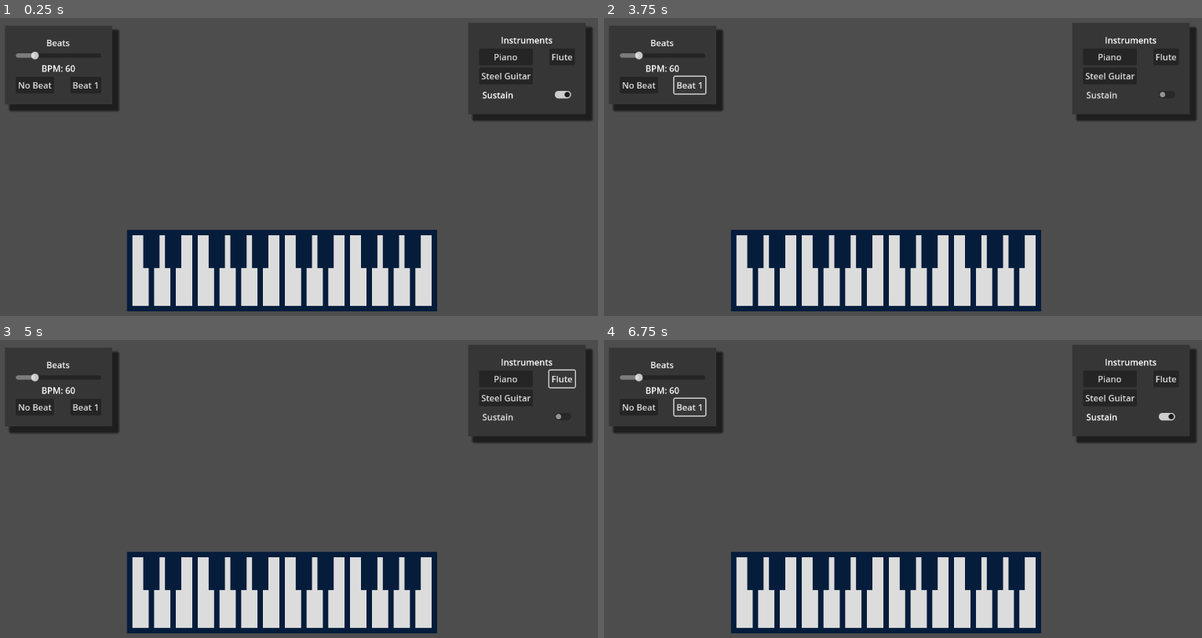
Above: before the commit, frames 1-4 (two rows, left to right).
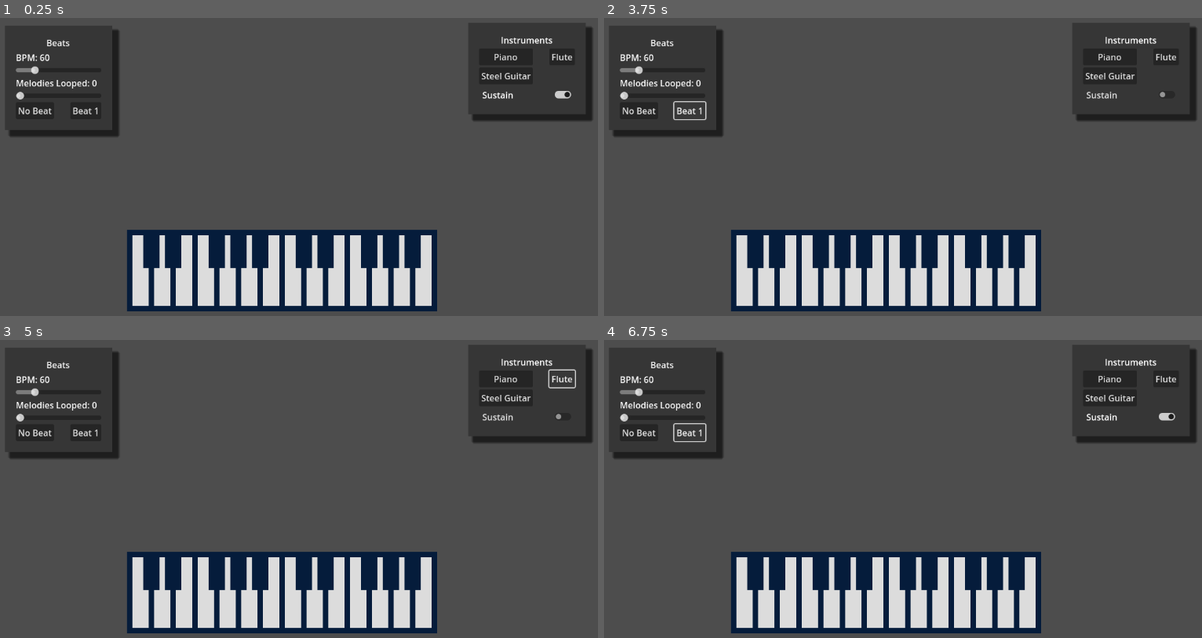
Above: after the commit, the same moments.

Repository: luciusvinicius/music-game-prototype
Game: Godot game, scene res://src/main.tscn
The game is run twice, just before and just after one commit, with the same random seed, the same clock (stepped at 60 frames per second) and the same inputs.
Inputs:
- Up to frame 1 (0.25 s): no input
- Up to frame 2 (3.75 s): click "Beat 1" at 0.5 s; click "Flute" at 1.25 s; click "Steel Guitar" at 2 s; click "Sustain" at 2.75 s; click "Beat 1" at 3.5 s
- Up to frame 3 (5 s): click "Flute" at 4.25 s
- Up to frame 4 (6.75 s): click "Steel Guitar" at 5 s; click "Sustain" at 5.75 s; click "Beat 1" at 6.5 s

The runs differ from the first frame. In frame 1, 1.4% of the frame differs, in the area x 1-20%, y 11-40%; in frame 2, 1.5%; in frame 3, 1.4%; in frame 4, 1.5%.

Commit message:
Beat Loop base

Diff:
--- a/project.godot
+++ b/project.godot
@@ -26,7 +26,7 @@
 
 Select={
 "deadzone": 0.5,
-"events": [null, Object(InputEventKey,"resource_local_to_scene":false,"resource_name":"","device":0,"window_id":0,"alt_pressed":false,"shift_pressed":false,"ctrl_pressed":false,"meta_pressed":false,"pressed":false,"keycode":0,"physical_keycode":32,"key_label":0,"unicode":0,"echo":false,"script":null)
+"events": [null, Object(InputEventKey,"resource_local_to_scene":false,"resource_name":"","device":-1,"window_id":0,"alt_pressed":false,"shift_pressed":false,"ctrl_pressed":false,"meta_pressed":false,"pressed":false,"keycode":0,"physical_keycode":90,"key_label":0,"unicode":122,"echo":false,"script":null)
 ]
 }
 
--- a/src/autoloads/signal_manager.gd
+++ b/src/autoloads/signal_manager.gd
@@ -1,4 +1,11 @@
 extends Node
 
+# Beats
+signal beat_played
+signal measure_played
+signal melodies_in_loop_changed(number)
+
+# Keys
 signal selected_instrument(instrument)
 signal changed_sustain(value)
+signal key_pressed(key_node)
--- /dev/null
+++ b/src/beat/BeatKeySynchronizer.gd
@@ -0,0 +1,88 @@
+extends Node
+#
+## [[{"key": Key, "time": X}, {...}], [...], ...] (one array for each melody looped
+#var queue : Array = []
+# [{"timer": Timer, "idx": X, "keys": [{"key": Key, "time": X}, {...}]}]
+var timers : Array = [] # One for each melody
+
+var loop_number := 0
+var changed_measure := true
+
+const TIMER_BASE_VALUE = 30 # Random high value for timer
+
+# Called when the node enters the scene tree for the first time.
+func _ready():
+	#SignalManager.beat_played.connect(_read_beat)
+	SignalManager.measure_played.connect(_read_measure)
+	SignalManager.key_pressed.connect(_read_key_press)
+	SignalManager.melodies_in_loop_changed.connect(_update_loop_number)
+
+
+func _update_loop_number(value):
+	loop_number = value
+
+func _read_key_press(key):
+	if timers.size() == 0: return
+	print("Key press")
+	var timer_dict = timers[-1]
+	var timer = timer_dict.timer
+	#var sel_queue: Array = queue[-1]
+	var key_dict = {"key": key, "time": TIMER_BASE_VALUE - timer.time_left}
+	timer.start() # Restart timer for next note
+	timer_dict.keys.append(key_dict)
+	#sel_queue.append(key_dict)
+
+func _on_timer_timeout_play_note(timer_dict, key):
+	print("Timer play note!", timer_dict)
+	key.press_key()
+	_prepare_timer(timer_dict)
+
+func _prepare_timer(timer_dict):
+	# MAJOR TODO: APPLY CALCULATIONS WITH BPM
+	print("Prepare timer: ", timer_dict)
+	var timer: Timer = timer_dict.timer
+	var keys = timer_dict.keys
+	# Stop if don't have next key to press
+	if timer_dict.next_idx >= keys.size():
+		print("No more next target")
+		timer.stop()
+		return
+
+	var current_key = keys[timer_dict.next_idx]
+	if timer.timeout.is_connected(_on_timer_timeout_play_note):
+		timer.timeout.disconnect(_on_timer_timeout_play_note)
+
+	# Update waiting time to play the note in the end
+	timer.wait_time = current_key.time if current_key.time > 0.05 else 0.05 # It is possible to get bellow this somehow
+	timer.timeout.connect(_on_timer_timeout_play_note.bind(timer_dict, current_key.key))
+	timer_dict.next_idx += 1
+	timer.start()
+
+
+func _read_measure():
+	## Timer
+	# Stop current timer
+	if timers.size() > 0:
+		_prepare_timer(timers[-1])
+
+	if timers.size() <= loop_number:
+		var timer = Timer.new()
+		timer.wait_time = TIMER_BASE_VALUE
+		timers.append({"timer": timer, "next_idx": 0, "keys": []})
+		add_child(timer)
+		timer.start()
+
+	else:
+		# Offset timers to renew timers
+		_allocate_array(timers, true)
+		timers[-1].keys.clear()
+		timers[-1].next_idx = 0
+
+func _allocate_array(arr: Array, recycle := false):
+	var oldest_value = arr[0]
+	for i in range(0, arr.size() - 2):
+			arr[i] = arr[i+1]
+	if recycle:
+		arr[-1] = oldest_value
+	else:
+		oldest_value.queue_free()
--- a/src/beat/beat.gd
+++ b/src/beat/beat.gd
@@ -8,10 +8,6 @@
 		beat_length = 60 / new_value
 		timer.wait_time = beat_length
 		bpm = new_value
-
-# Signals
-signal beat_played
-signal measure_played
 
 # Vars
 var beat_length
@@ -53,5 +49,5 @@
 	setup_next_note()
 
 	# Emit signals
-	beat_played.emit()
-	if current_note_idx == 0: measure_played.emit()
+	SignalManager.beat_played.emit()
+	if current_note_idx == 0: SignalManager.measure_played.emit()
--- /dev/null
+++ b/src/beat/beat_key_synchronizer.tscn
@@ -0,0 +1,6 @@
+[gd_scene load_steps=2 format=3 uid="uid://ciuwdyhjoj0cl"]
+
+[ext_resource type="Script" path="res://src/beat/BeatKeySynchronizer.gd" id="1_fbuxx"]
+
+[node name="BeatKeySynchronizer" type="Node"]
+script = ExtResource("1_fbuxx")
--- a/src/hud/beat_selection.gd
+++ b/src/hud/beat_selection.gd
@@ -3,6 +3,7 @@
 @onready var beat_manager = $Beat
 @onready var bpm : Label = $PanelContainer/VBoxContainer/BPM
 @onready var beats = $PanelContainer/VBoxContainer/Beats
+@onready var melodies_loop = $PanelContainer/VBoxContainer/MelodiesLoop
 
 # Called when the node enters the scene tree for the first time.
 func _ready():
@@ -25,3 +26,7 @@
 
 func _on_no_beat_pressed():
 	beat_manager.stop()
+
+func _on_melodies_loop_slide_value_changed(value):
+	SignalManager.melodies_in_loop_changed.emit(value)
+	melodies_loop.text = "Melodies Looped: %d" % value
--- a/src/hud/beat_selection.tscn
+++ b/src/hud/beat_selection.tscn
@@ -33,16 +33,23 @@
 text = "Beats"
 horizontal_alignment = 1
 
+[node name="BPM" type="Label" parent="PanelContainer/VBoxContainer"]
+layout_mode = 2
+text = "BPM: 60"
+
 [node name="BPMSlider" type="HSlider" parent="PanelContainer/VBoxContainer"]
 layout_mode = 2
 min_value = 1.0
 max_value = 300.0
 value = 60.0
 
-[node name="BPM" type="Label" parent="PanelContainer/VBoxContainer"]
+[node name="MelodiesLoop" type="Label" parent="PanelContainer/VBoxContainer"]
 layout_mode = 2
-text = "BPM: 60"
-horizontal_alignment = 1
+text = "Melodies Looped: 0"
+
+[node name="MelodiesLoopSlide" type="HSlider" parent="PanelContainer/VBoxContainer"]
+layout_mode = 2
+max_value = 4.0
 
 [node name="Beats" type="GridContainer" parent="PanelContainer/VBoxContainer"]
 layout_mode = 2
@@ -54,4 +61,5 @@
 text = "No Beat"
 
 [connection signal="value_changed" from="PanelContainer/VBoxContainer/BPMSlider" to="." method="_on_bpm_slider_value_changed"]
+[connection signal="value_changed" from="PanelContainer/VBoxContainer/MelodiesLoopSlide" to="." method="_on_melodies_loop_slide_value_changed"]
 [connection signal="pressed" from="PanelContainer/VBoxContainer/Beats/No Beat" to="." method="_on_no_beat_pressed"]
--- a/src/key.gd
+++ b/src/key.gd
@@ -53,6 +53,7 @@
 	key_pressed.emit(get_index())
 	sprite.show()
 	key_sound.play()
+	SignalManager.key_pressed.emit(self)
 
 func release_key():
 	sprite.hide()
--- a/src/main.tscn
+++ b/src/main.tscn
@@ -1,8 +1,9 @@
-[gd_scene load_steps=4 format=3 uid="uid://ckvp03vl0wafd"]
+[gd_scene load_steps=5 format=3 uid="uid://ckvp03vl0wafd"]
 
 [ext_resource type="PackedScene" uid="uid://046pnbte375i" path="res://src/keyboard.tscn" id="1_yi20y"]
 [ext_resource type="PackedScene" uid="uid://c4yieqqp8wl6r" path="res://src/hud/beat_selection.tscn" id="2_hr8k1"]
 [ext_resource type="PackedScene" uid="uid://ckjbxfq57vg5f" path="res://src/hud/instrument_selection.tscn" id="3_j4p1w"]
+[ext_resource type="PackedScene" uid="uid://ciuwdyhjoj0cl" path="res://src/beat/beat_key_synchronizer.tscn" id="4_21lxm"]
 
 [node name="Main" type="Node"]
 
@@ -22,3 +23,5 @@
 offset_top = 35.0
 offset_right = -34.0
 offset_bottom = -448.0
+
+[node name="BeatKeySynchronizer" parent="." instance=ExtResource("4_21lxm")]
